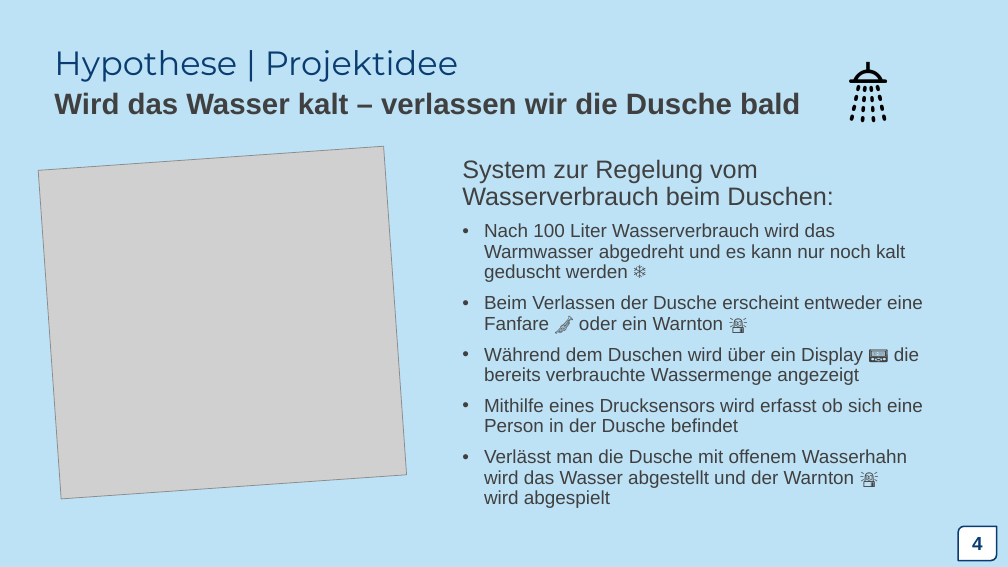
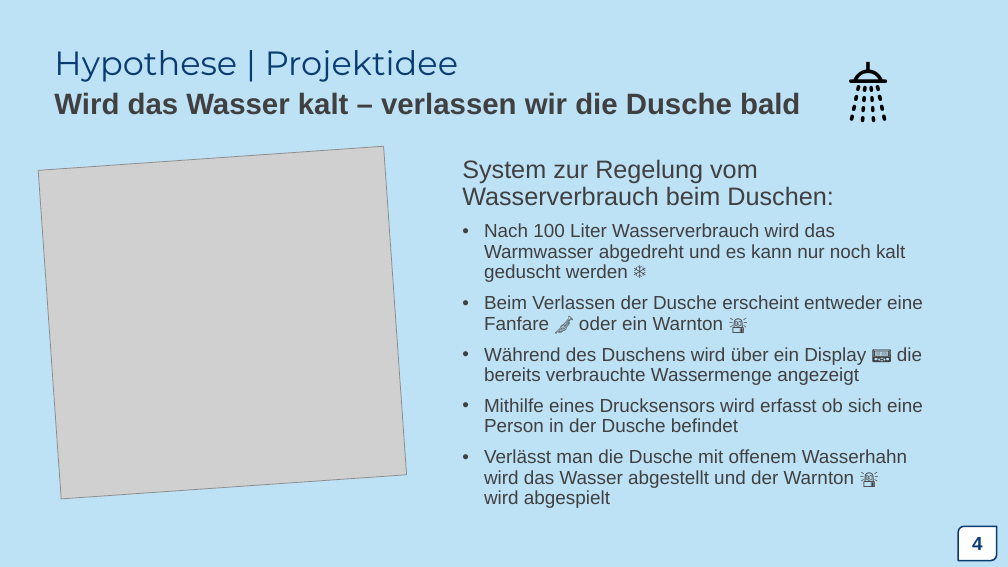
Before and after one commit to wiuwiu1/duschkoepfe, a slide deck: slide 4 of Präsentationsmaterialien/Duschköpfe.pptx. Drawn at 1008x567 pixels with LibreOffice and Linux fonts; fonts in the diff are those of the drawing; grey boxes stand for pictures. Boxes give left, top, right and bottom in pixels: in the first picture for what was removed or moved away, otherwise in the second. Text is boxed around its words. In the diff, an @@ line names an element or a change of style, - is before the commit and + after.

Commit message:
refactor presi

```diff
--- a/Präsentationsmaterialien/Duschköpfe.pptx
+++ b/Präsentationsmaterialien/Duschköpfe.pptx
@@ text at [484,347,922,385]: text changed @@
-• Während dem Duschen wird über ein Display 📟 die bereits verbrauchte Wassermenge angezeigt
+• Während des Duschens wird über ein Display 📟 die bereits verbrauchte Wassermenge angezeigt
```
